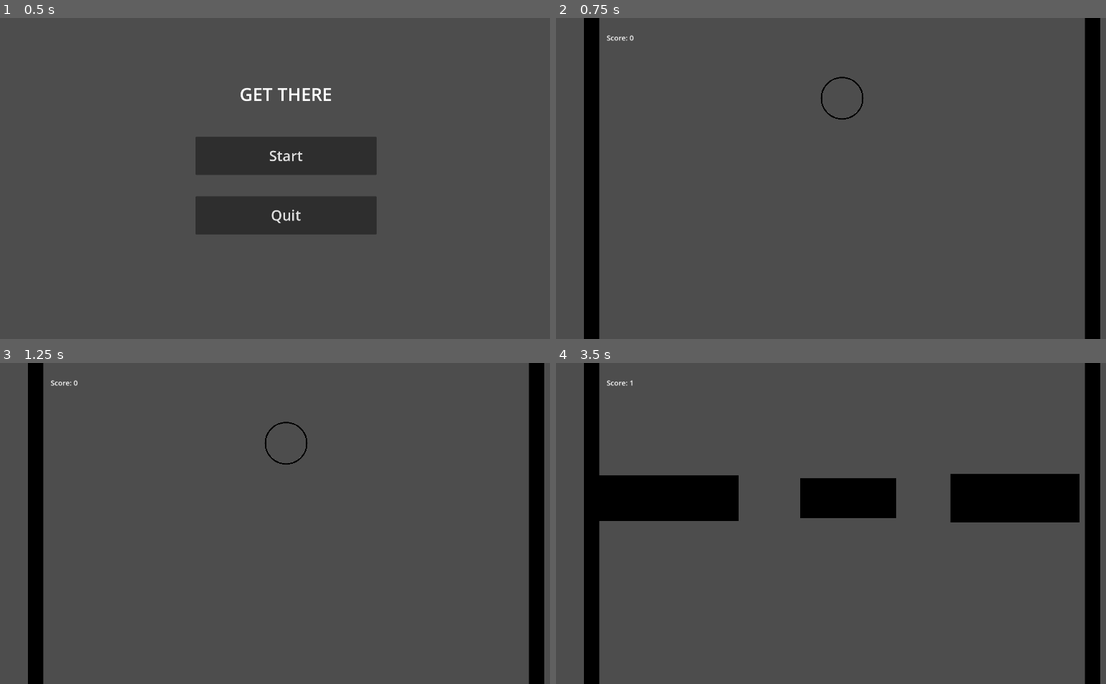
Above: before the commit, frames 1-4 (two rows, left to right).
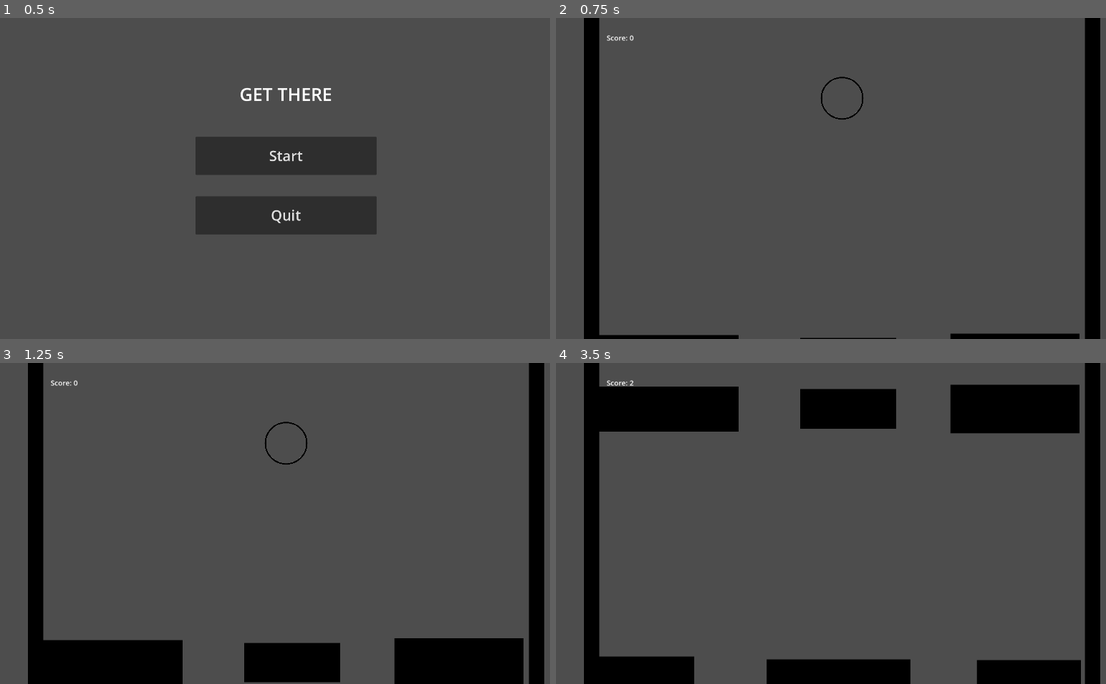
Above: after the commit, the same moments.

Repository: kylietmo/gmtk-2024-game
Game: Godot game, scene res://menus/start_screen/start_screen.tscn
The game is run twice, just before and just after one commit, with the same random seed, the same clock (stepped at 60 frames per second) and the same inputs. Sound files missing from this copy of the repository are replaced by a short silence.
Inputs:
- Up to frame 1 (0.5 s): no input
- Up to frame 2 (0.75 s): click "Start" at 0.5 s
- Up to frame 3 (1.25 s): no input
- Up to frame 4 (3.5 s): hold D (right) 1.28-2.03 s; tap 3 (size_large) at 1.35, 2.85 s; hold A (left) 2.03-2.78 s; tap 1 (size_small) at 2.1 s; hold D (right) from 2.78 s (still down)

Frame 1 is identical in both runs. In frame 2, 0.8% of the frame differs, in the area x 7-96%, y 98-100%; in frame 3, 9.0%; in frame 4, 24%, in the area x 7-96%, y 5-100%.

Commit message:
fix: platform y pos

Diff:
--- a/src/game.gd
+++ b/src/game.gd
@@ -32,8 +32,6 @@
 	var player_sprite_x = player_sprite.texture.get_size().x
 	MIN_GAP_SIZE = player_sprite_x * 0.5
 	MAX_GAP_SIZE = player_sprite_x * 0.8
-	print(MIN_GAP_SIZE)
-	print(MAX_GAP_SIZE)
 
 	Globals.score = 0
 	spawn_barrier_with_gaps()
@@ -83,7 +81,7 @@
 		var platform_height = randi_range(MIN_OBSTACLE_HEIGHT, MAX_OBSTACLE_HEIGHT)
 
 		platform.position.x = x + (platform_width / 2)
-		platform.position.y = Globals.RIGHT_BARRIER_X + OBSTACLE_SPAWN_OFFSET
+		platform.position.y = Globals.IN_BOUNDS_HEIGHT / 2 + OBSTACLE_SPAWN_OFFSET
 
 		var sprite : Sprite2D = platform.find_child("Sprite2D")
 		var platform_sprite_width = sprite.texture.get_size().x
